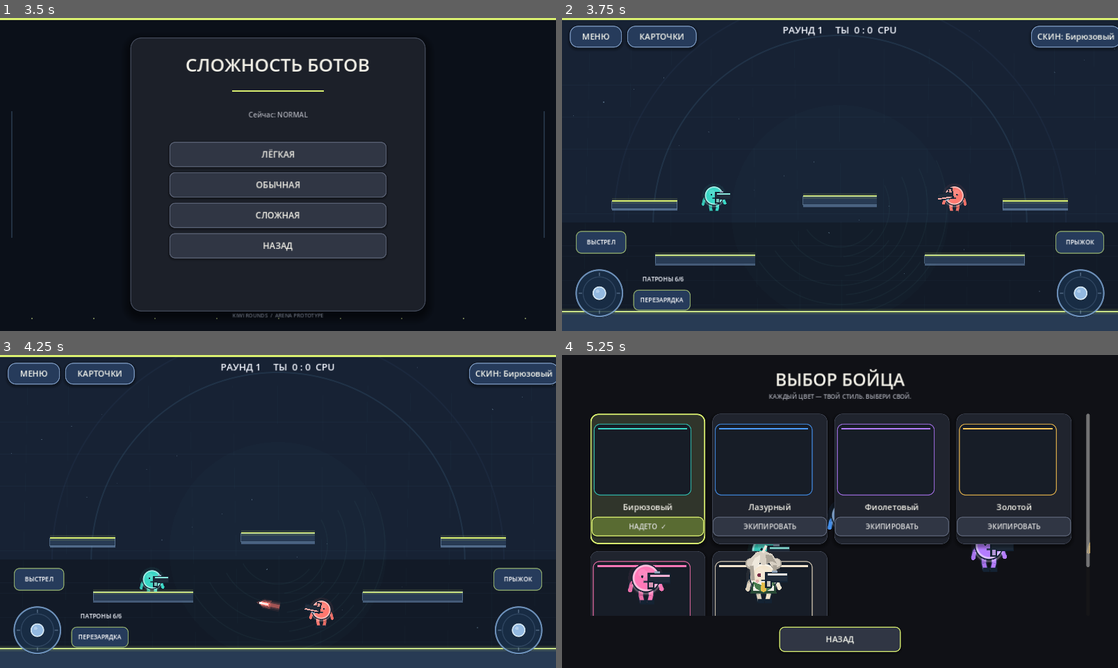
Above: before the commit, frames 1-4 (two rows, left to right).
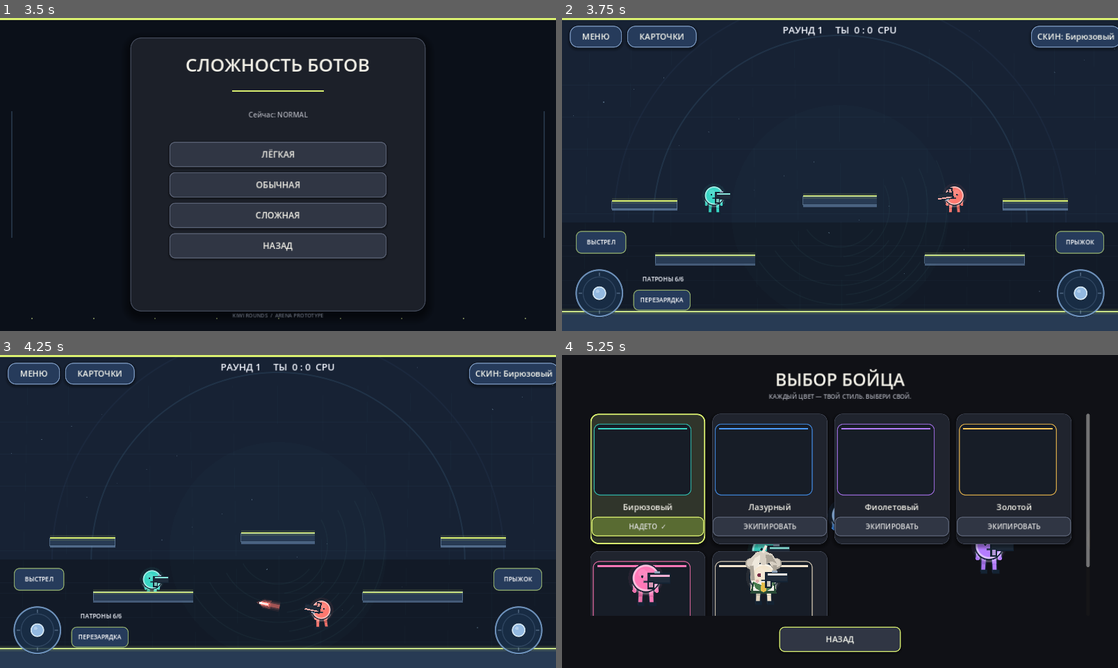
Above: after the commit, the same moments.

Repository: loslam-del/Kiwi-rounds
Game: Godot game, scene res://scenes/main.tscn
Two runs of this game, one before a commit and one after it. Both use one fixed random seed, a clock stepped at 60 frames per second and the inputs below.
Inputs:
- Up to frame 1 (3.5 s): click "ИГРАТЬ" at 0.5 s; click "ОНЛАЙН — ПОЗЖЕ" at 1.25 s; click "НАЗАД" at 2 s; click "ПРОТИВ БОТОВ" at 2.75 s
- Up to frame 2 (3.75 s): click "ЛЁГКАЯ" at 3.5 s
- Up to frame 3 (4.25 s): no input
- Up to frame 4 (5.25 s): click "СКИН: Бирюзовый" at 4.25 s; click "НАДЕТО ✓" at 5 s

Frame 1 is identical in both runs. In frame 2, 0.1% of the frame differs, in the area x 25-73%, y 57-63%; in frame 3, less than 0.1%; in frame 4, 0.4%, in the area x 11-95%, y 51-80%.

Commit message:
Add spring-driven physics to character limbs

Diff:
--- a/scripts/player.gd
+++ b/scripts/player.gd
@@ -65,6 +65,17 @@
 var ground_accel_scale := 1.0
 var wall_jump_scale := 1.0
 var kiwi_aura := false
+
+# Lightweight ragdoll-style limb physics. Angles and angular velocity are
+# simulated independently, while shoulder/hip anchors follow the torso.
+var arm_back_angle := -0.18
+var arm_front_angle := 0.18
+var leg_back_angle := -0.08
+var leg_front_angle := 0.08
+var arm_back_angular_velocity := 0.0
+var arm_front_angular_velocity := 0.0
+var leg_back_angular_velocity := 0.0
+var leg_front_angular_velocity := 0.0
 
 
 func _ready() -> void:
@@ -179,10 +190,50 @@
             _fire_pulse()
         else:
             start_reload()
+    var previous_horizontal_velocity := velocity.x
     move_and_slide()
+    var horizontal_acceleration := (velocity.x - previous_horizontal_velocity) / maxf(delta, 0.001)
+    _step_limb_physics(delta, horizontal_acceleration)
     if is_on_wall() and not is_on_floor() and velocity.y > 160.0:
         velocity.y = minf(velocity.y, 270.0)
     queue_redraw()
+func _step_limb_physics(delta: float, horizontal_acceleration: float) -> void:
+    # Gravity pulls each limb down; acceleration and movement swing them.
+    # Spring torque keeps the joints near a natural pose without locking them.
+    var walk_drive := move_input * (1.0 if is_on_floor() else 0.25)
+    var jump_drive := clampf(-velocity.y / 900.0, -0.8, 0.8)
+    var arm_target_back := -walk_drive * 0.62 - jump_drive * 0.18
+    var arm_target_front := walk_drive * 0.62 - jump_drive * 0.18
+    var leg_target_back := walk_drive * 0.48 + jump_drive * 0.25
+    var leg_target_front := -walk_drive * 0.48 + jump_drive * 0.25
+    var accel_swing := clampf(horizontal_acceleration / 2200.0, -1.2, 1.2)
+
+    arm_back_angular_velocity += (arm_target_back - arm_back_angle) * 24.0 * delta
+    arm_front_angular_velocity += (arm_target_front - arm_front_angle) * 24.0 * delta
+    leg_back_angular_velocity += (leg_target_back - leg_back_angle) * 20.0 * delta
+    leg_front_angular_velocity += (leg_target_front - leg_front_angle) * 20.0 * delta
+
+    arm_back_angular_velocity += (-sin(arm_back_angle) * 4.0 - accel_swing * 1.2) * delta
+    arm_front_angular_velocity += (-sin(arm_front_angle) * 4.0 - accel_swing * 1.2) * delta
+    leg_back_angular_velocity += (-sin(leg_back_angle) * 4.8 + accel_swing * 0.9) * delta
+    leg_front_angular_velocity += (-sin(leg_front_angle) * 4.8 + accel_swing * 0.9) * delta
+
+    var damping := exp(-5.2 * delta)
+    arm_back_angular_velocity *= damping
+    arm_front_angular_velocity *= damping
+    leg_back_angular_velocity *= damping
+    leg_front_angular_velocity *= damping
+    arm_back_angle += arm_back_angular_velocity * delta
+    arm_front_angle += arm_front_angular_velocity * delta
+    leg_back_angle += leg_back_angular_velocity * delta
+    leg_front_angle += leg_front_angular_velocity * delta
+
+    arm_back_angle = clampf(arm_back_angle, -1.35, 1.35)
+    arm_front_angle = clampf(arm_front_angle, -1.35, 1.35)
+    leg_back_angle = clampf(leg_back_angle, -1.05, 1.05)
+    leg_front_angle = clampf(leg_front_angle, -1.05, 1.05)
+
+
 func _read_keyboard() -> void:
     var horizontal := 0.0
     if Input.is_key_pressed(KEY_A) or Input.is_key_pressed(KEY_LEFT):
@@ -354,50 +405,46 @@
     var face := Color("#102536")
     draw_set_transform(Vector2.ZERO, 0.0, Vector2(facing, 1.0))
 
-    # ROUNDS-style articulated limbs: the torso stays stable while the
-    # arms and legs swing from visible shoulder/hip joints during locomotion.
-    var walk_phase := animation_time
-    var leg_swing := stride * 0.72
-    var lift_back := maxf(0.0, sin(walk_phase)) * 5.0 if moving else 0.0
-    var lift_front := maxf(0.0, -sin(walk_phase)) * 5.0 if moving else 0.0
+    # Physical, jointed-looking limbs with independent angular momentum.
+    var leg_len := 12.0
+    var arm_len := 10.0
     var hip_back := Vector2(-8.0, 10.0)
     var hip_front := Vector2(8.0, 10.0)
-    var knee_back := hip_back + Vector2(sin(leg_swing) * 8.0, 11.0 - lift_back * 0.35)
-    var knee_front := hip_front + Vector2(-sin(leg_swing) * 8.0, 11.0 - lift_front * 0.35)
-    var foot_back := knee_back + Vector2(sin(leg_swing + 0.35) * 7.0, 10.0 - lift_back)
-    var foot_front := knee_front + Vector2(-sin(leg_swing + 0.35) * 7.0, 10.0 - lift_front)
-    draw_line(hip_back, knee_back, outline, 10.0, true)
-    draw_line(hip_back, knee_back, body_color.darkened(0.18), 6.0, true)
-    draw_line(knee_back, foot_back, outline, 9.0, true)
-    draw_line(knee_back, foot_back, body_color.darkened(0.08), 5.5, true)
-    draw_line(foot_back + Vector2(-3, 0), foot_back + Vector2(6, 0), outline, 5.5, true)
-    draw_line(hip_front, knee_front, outline, 10.0, true)
-    draw_line(hip_front, knee_front, body_color.lightened(0.08), 6.0, true)
-    draw_line(knee_front, foot_front, outline, 9.0, true)
-    draw_line(knee_front, foot_front, body_color, 5.5, true)
-    draw_line(foot_front + Vector2(-3, 0), foot_front + Vector2(7, 0), outline, 5.5, true)
-    draw_circle(hip_back, 4.5, body_color.darkened(0.15))
-    draw_circle(hip_front, 4.5, body_color)
-
-    var arm_phase := -stride * 0.62
     var shoulder_back := Vector2(-16.0, -7.0)
     var shoulder_front := Vector2(15.0, -7.0)
-    var elbow_back := shoulder_back + Vector2(-7.0 + arm_phase * 8.0, 10.0)
-    var elbow_front := shoulder_front + Vector2(7.0 - arm_phase * 8.0, 9.0)
-    var hand_back := elbow_back + Vector2(-2.0 + arm_phase * 5.0, 9.0)
-    var hand_front := elbow_front + Vector2(3.0 - arm_phase * 5.0, 8.0)
-    draw_line(shoulder_back, elbow_back, outline, 9.0, true)
-    draw_line(shoulder_back, elbow_back, body_color.darkened(0.18), 5.5, true)
-    draw_line(elbow_back, hand_back, outline, 8.0, true)
-    draw_line(elbow_back, hand_back, body_color.darkened(0.08), 5.0, true)
-    draw_circle(hand_back, 3.5, body_color.darkened(0.08))
-    draw_line(shoulder_front, elbow_front, outline, 9.0, true)
-    draw_line(shoulder_front, elbow_front, body_color.lightened(0.08), 5.5, true)
-    draw_line(elbow_front, hand_front, outline, 8.0, true)
-    draw_line(elbow_front, hand_front, body_color, 5.0, true)
-    draw_circle(hand_front, 3.5, body_color)
-    draw_circle(shoulder_back, 4.5, body_color.darkened(0.15))
-    draw_circle(shoulder_front, 4.5, body_color)
+    var knee_back := hip_back + Vector2(sin(leg_back_angle) * leg_len, cos(leg_back_angle) * leg_len)
+    var knee_front := hip_front + Vector2(sin(leg_front_angle) * leg_len, cos(leg_front_angle) * leg_len)
+    var foot_back := knee_back + Vector2(sin(leg_back_angle * 0.72) * leg_len, cos(leg_back_angle * 0.72) * leg_len)
+    var foot_front := knee_front + Vector2(sin(leg_front_angle * 0.72) * leg_len, cos(leg_front_angle * 0.72) * leg_len)
+    draw_line(hip_back, knee_back, outline, 9.0, true)
+    draw_line(hip_back, knee_back, body_color.darkened(0.18), 5.5, true)
+    draw_line(knee_back, foot_back, outline, 8.0, true)
+    draw_line(knee_back, foot_back, body_color.darkened(0.08), 5.0, true)
+    draw_line(foot_back + Vector2(-3, 0), foot_back + Vector2(6, 0), outline, 5.0, true)
+    draw_line(hip_front, knee_front, outline, 9.0, true)
+    draw_line(hip_front, knee_front, body_color.lightened(0.08), 5.5, true)
+    draw_line(knee_front, foot_front, outline, 8.0, true)
+    draw_line(knee_front, foot_front, body_color, 5.0, true)
+    draw_line(foot_front + Vector2(-3, 0), foot_front + Vector2(7, 0), outline, 5.0, true)
+    draw_circle(hip_back, 4.0, body_color.darkened(0.15))
+    draw_circle(hip_front, 4.0, body_color)
+
+    var elbow_back := shoulder_back + Vector2(sin(arm_back_angle) * arm_len, cos(arm_back_angle) * arm_len)
+    var elbow_front := shoulder_front + Vector2(sin(arm_front_angle) * arm_len, cos(arm_front_angle) * arm_len)
+    var hand_back := elbow_back + Vector2(sin(arm_back_angle * 0.8) * arm_len, cos(arm_back_angle * 0.8) * arm_len)
+    var hand_front := elbow_front + Vector2(sin(arm_front_angle * 0.8) * arm_len, cos(arm_front_angle * 0.8) * arm_len)
+    draw_line(shoulder_back, elbow_back, outline, 8.5, true)
+    draw_line(shoulder_back, elbow_back, body_color.darkened(0.18), 5.0, true)
+    draw_line(elbow_back, hand_back, outline, 7.5, true)
+    draw_line(elbow_back, hand_back, body_color.darkened(0.08), 4.5, true)
+    draw_circle(hand_back, 3.2, body_color.darkened(0.08))
+    draw_line(shoulder_front, elbow_front, outline, 8.5, true)
+    draw_line(shoulder_front, elbow_front, body_color.lightened(0.08), 5.0, true)
+    draw_line(elbow_front, hand_front, outline, 7.5, true)
+    draw_line(elbow_front, hand_front, body_color, 4.5, true)
+    draw_circle(hand_front, 3.2, body_color)
+    draw_circle(shoulder_back, 4.0, body_color.darkened(0.15))
+    draw_circle(shoulder_front, 4.0, body_color)
 
     # Rounded armored body with a readable face and bright rim.
     draw_circle(center, 28.0, Color(body_color, 0.07))
